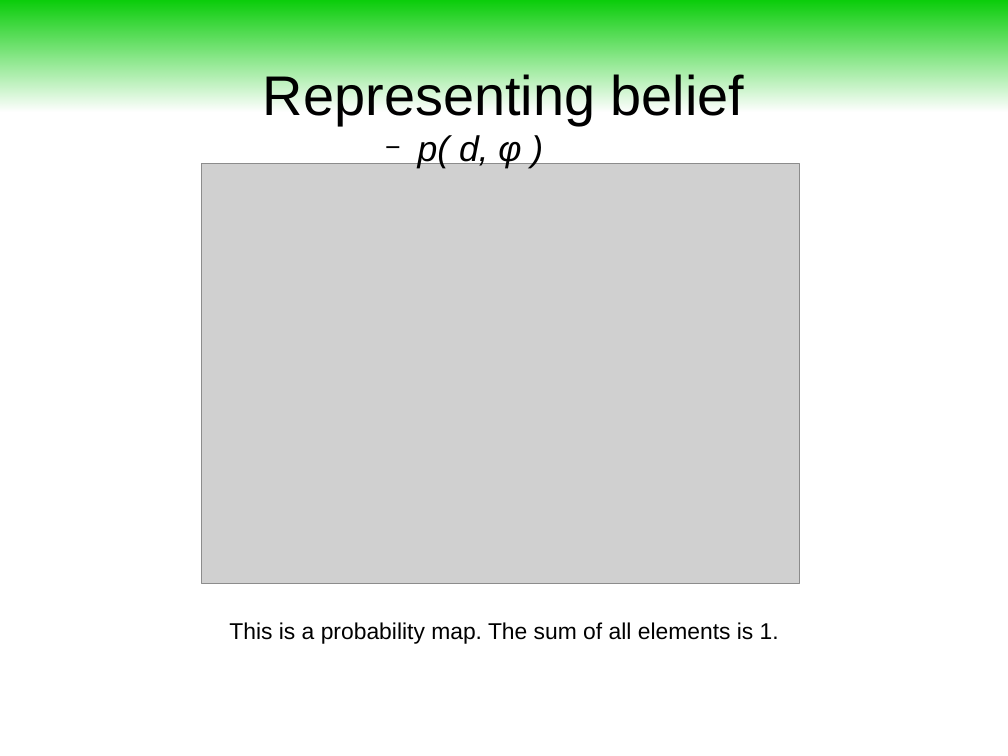
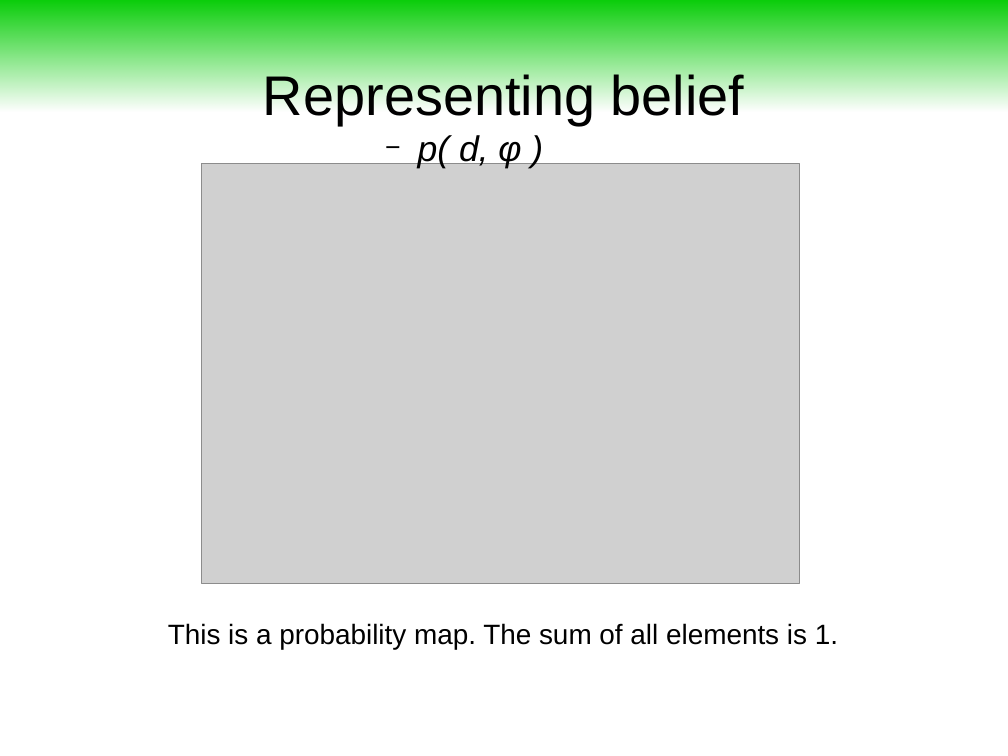
Before and after one commit to maivincent/MISE_presentations, a slide deck: slide 10 of step2_3_Lane_filter.odp. Drawn at 1008x756 pixels with LibreOffice and Linux fonts; fonts in the diff are those of the drawing; grey boxes stand for pictures. Boxes give left, top, right and bottom in pixels: in the first picture for what was removed or moved away, otherwise in the second. Text is boxed around its words. In the diff, an @@ line names an element or a change of style, - is before the commit and + after.

```diff
--- a/step2_3_Lane_filter.odp
+++ b/step2_3_Lane_filter.odp
@@ text "This is a probability map. ..." moved from (x1=229, y1=622, x2=779, y2=644) to (x1=168, y1=623, x2=838, y2=649) @@
@@ text "This is a probability map. ..." at (x1=168, y1=623, x2=838, y2=649): size 18 to 22 pt @@
```
Also in this commit, not shown: 2 other slides changed, 9 slides added, 1 slide removed, 18 other files.
